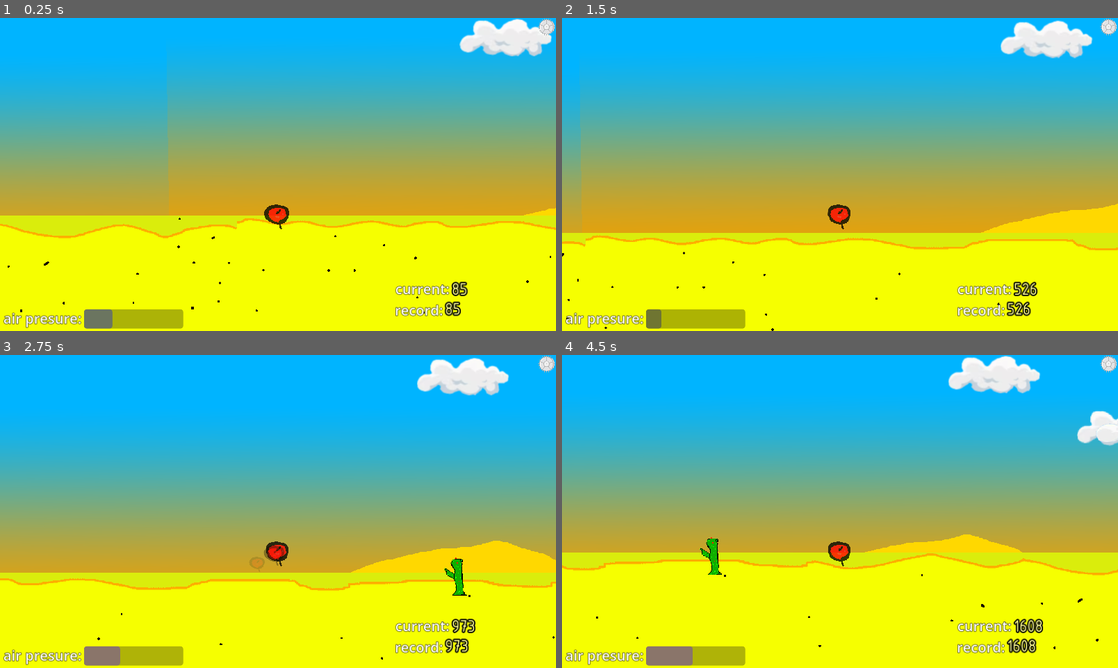
Above: before the commit, frames 1-4 (two rows, left to right).
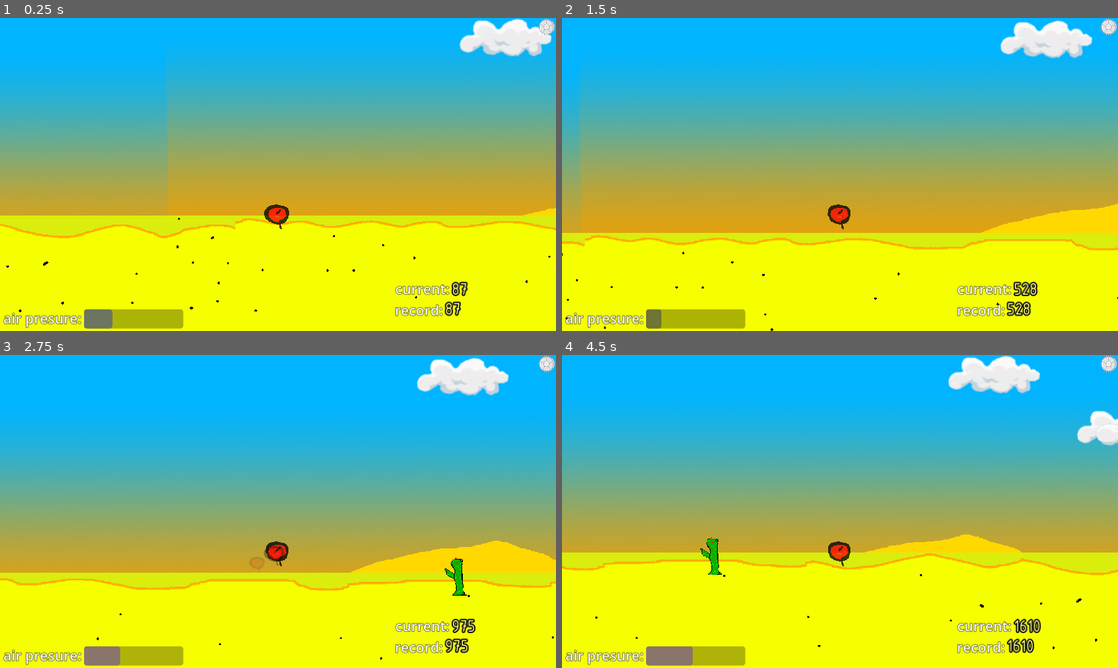
Above: after the commit, the same moments.

Repository: Nazarwadim/Sharik_fly
Game: Godot game, scene res://scenes/game/game.tscn
The game is run twice, just before and just after one commit, with the same random seed, the same clock (stepped at 60 frames per second) and the same inputs. Sound files missing from this copy of the repository are replaced by a short silence.
Inputs:
- Up to frame 1 (0.25 s): no input
- Up to frame 2 (1.5 s): hold Keypad 8 (up) 0.53-1.28 s; hold Keypad 2 (down) from 1.28 s (still down)
- Up to frame 3 (2.75 s): release Keypad 2 (down) at 2.03 s; hold Keypad 8 (up) from 2.03 s (still down)
- Up to frame 4 (4.5 s): release Keypad 8 (up) at 3.53 s; hold Keypad 2 (down) from 3.53 s (still down)

The runs differ from the first frame. In frame 1, 0.4% of the frame differs, in the area x 0-100%, y 22-96%; in frame 2, 0.3%; in frame 3, 0.2%; in frame 4, 0.4%, in the area x 0-100%, y 57-96%.

Commit message:
Remade player with less gamnocodE

Diff:
--- a/project.godot
+++ b/project.godot
@@ -15,6 +15,10 @@
 config/features=PackedStringArray("4.1", "GL Compatibility")
 config/icon="res://icon.svg"
 
+[autoload]
+
+SignalBus="*res://static_scripts/signal_bus.gd"
+
 [display]
 
 window/stretch/mode="canvas_items"
@@ -26,21 +30,21 @@
 [input]
 
 up={
-"deadzone": 0.5,
+"deadzone": 0.1,
 "events": [Object(InputEventKey,"resource_local_to_scene":false,"resource_name":"","device":-1,"window_id":0,"alt_press …(182 unchanged characters)…
 , Object(InputEventKey,"resource_local_to_scene":false,"resource_name":"","device":-1,"window_id":0,"alt_pressed":false,"shift_pressed":false,"ctrl_pressed":false,"meta_pressed":false,"pressed":false,"keycode":0,"physical_keycode":4194320,"key_label":0,"unicode":0,"echo":false,"script":null)
 , Object(InputEventKey,"resource_local_to_scene":false,"resource_name":"","device":-1,"window_id":0,"alt_pressed":false,"shift_pressed":false,"ctrl_pressed":false,"meta_pressed":false,"pressed":false,"keycode":0,"physical_keycode":87,"key_label":0,"unicode":119,"echo":false,"script":null)
 ]
 }
 down={
-"deadzone": 0.5,
+"deadzone": 0.1,
 "events": [Object(InputEventKey,"resource_local_to_scene":false,"resource_name":"","device":-1,"window_id":0,"alt_press …(182 unchanged characters)…
 , Object(InputEventKey,"resource_local_to_scene":false,"resource_name":"","device":-1,"window_id":0,"alt_pressed":false,"shift_pressed":false,"ctrl_pressed":false,"meta_pressed":false,"pressed":false,"keycode":0,"physical_keycode":4194322,"key_label":0,"unicode":0,"echo":false,"script":null)
 , Object(InputEventKey,"resource_local_to_scene":false,"resource_name":"","device":-1,"window_id":0,"alt_pressed":false,"shift_pressed":false,"ctrl_pressed":false,"meta_pressed":false,"pressed":false,"keycode":0,"physical_keycode":83,"key_label":0,"unicode":115,"echo":false,"script":null)
 ]
 }
 esc={
-"deadzone": 0.5,
+"deadzone": 0.1,
 "events": [Object(InputEventKey,"resource_local_to_scene":false,"resource_name":"","device":-1,"window_id":0,"alt_press …(182 unchanged characters)…
 ]
 }
@@ -51,5 +55,5 @@
 
 [rendering]
 
-renderer/rendering_method="gl_compatibility"
+renderer/rendering_method="mobile"
 renderer/rendering_method.mobile="gl_compatibility"
--- /dev/null
+++ b/scenes/Ball/AirPresure.gd
@@ -0,0 +1,20 @@
+extends Node
+class_name AirPresure
+var value:float
+
+var block_airpresure_up:bool = false
+
+func _physics_process(delta) -> void:
+	if value <= 0:
+		block_airpresure_up = true
+	if value > 50:
+		block_airpresure_up = false
+
+func move_in_state_idle(air_presure_restoration:float, delta:float) -> void:
+	value = move_toward(value, 100, air_presure_restoration * delta)
+
+func move_in_state_down(air_presure_restoration_while_down:float, delta:float) -> void:
+	value = move_toward( value, 100, air_presure_restoration_while_down * delta)
+
+func move_in_state_up(air_presure_decrease:float, delta:float) -> void:
+	value -= move_toward( 0 ,value , air_presure_decrease * delta)
--- /dev/null
+++ b/scenes/Ball/HighestScore.gd
@@ -0,0 +1,35 @@
+extends Node
+var highest_score:float
+func _save():
+	var save_dict ={ "high_score": highest_score }
+	return save_dict
+
+func _save_score() -> void:
+	var save_game_ = FileAccess.open("user://savegame.save", FileAccess.WRITE)
+	var node_data = _save()
+	var json_string = JSON.stringify(node_data)
+	save_game_.store_line(json_string)
+
+func _load_score():
+	if not FileAccess.file_exists("user://savegame.save"):
+		return # Error! We don't have a save to load.
+
+	var save_game = FileAccess.open("user://savegame.save", FileAccess.READ)
+	while save_game.get_position() < save_game.get_length():
+		var json_string = save_game.get_line()
+		var json = JSON.new()
+
+		var parse_result = json.parse(json_string)
+		if not parse_result == OK:
+			print("JSON Parse Error: ", json.get_error_message(), " in ", json_string, " at line ", json.get_error_line())
+			continue
+
+		var node_data = json.get_data()
+
+		highest_score = node_data["high_score"]
+
+func update_highest_score(ball_position) -> void:
+	SignalBus.on_score_changed.emit(self, ball_position.x)
+	if highest_score < ball_position.x:
+		highest_score = ball_position.x
+		SignalBus.on_highest_score_changed.emit(self, highest_score)
--- /dev/null
+++ b/scenes/Ball/Phisics.gd
@@ -0,0 +1,9 @@
+extends Node
+class_name BallPhisics
+var speed:float
+var speed_increase:float
+@onready var velocity:Vector2 = Vector2(0,0)
+
+
+func _process(delta):
+	speed += speed_increase * delta
--- /dev/null
+++ b/scenes/Ball/Score.gd
@@ -0,0 +1,44 @@
+extends Node
+@export var ball:Ball
+
+func save():
+	var save_dict ={ "high_score": ball.high_score }
+	return save_dict
+
+func save_score() -> void:
+	var save_game_ = FileAccess.open("user://savegame.save", FileAccess.WRITE)
+	var player = ball
+
+	if player.scene_file_path.is_empty():
+		print("persistent node '%s' is not an instanced scene, skipped" % player.name)
+		return
+
+	if !player.has_method("save"):
+		print("persistent node '%s' is missing a save() function, skipped" % player.name)
+		return
+
+	var node_data = player.call("save")
+	var json_string = JSON.stringify(node_data)
+	save_game_.store_line(json_string)
+
+func load_score():
+	if not FileAccess.file_exists("user://savegame.save"):
+		return # Error! We don't have a save to load.
+
+	var save_game = FileAccess.open("user://savegame.save", FileAccess.READ)
+	while save_game.get_position() < save_game.get_length():
+		var json_string = save_game.get_line()
+		var json = JSON.new()
+
+		var parse_result = json.parse(json_string)
+		if not parse_result == OK:
+			print("JSON Parse Error: ", json.get_error_message(), " in ", json_string, " at line ", json.get_error_line())
+			continue
+
+		var node_data = json.get_data()
+
+		ball.high_score = node_data["high_score"]
+
+func _process(delta) -> void:
+	if ball.high_score < ball.position.x:
+		ball.high_score = ball.position.x
--- /dev/null
+++ b/scenes/Ball/SoundControler.gd
@@ -0,0 +1,11 @@
+extends Node
+class_name BallSoundController
+
+func get_sound_length(sound_name:String) -> float:
+	return get_node(sound_name).stream.get_length()
+
+func play_sound(sound_name:String, pitch_scale:float, from:float) -> void:
+	for i in get_children():
+		i.stop()
+	get_node(sound_name).pitch_scale = pitch_scale
+	get_node(sound_name).play(from)
--- /dev/null
+++ b/scenes/Ball/StateDie.gd
@@ -0,0 +1,14 @@
+extends State
+
+func kaktus_entered(area2D) -> void:
+	if area2D is Kaktus:
+		interrupt_state.emit(self)
+
+func on_enter() -> void:
+	animation.play("die")
+	animation.animation_looped.connect(die_anim_finished)
+
+func die_anim_finished() -> void:
+	animation.animation_looped.disconnect(die_anim_finished)
+	ball.hide()
+	SignalBus.player_died.emit(ball)
--- /dev/null
+++ b/scenes/Ball/StateDown.gd
@@ -0,0 +1,26 @@
+extends State
+@export var state_idle:State
+@export var state_up:State
+@export var state_die:State
+func on_enter():
+	animation.play("down")
+	_play_sound()
+
+func state_process(delta) -> void:
+	ball.phisics.velocity.y = 0.5 * ball.phisics.velocity.x
+	ball.air_presure.move_in_state_down(ball.air_presure_restoration_while_down, delta)
+
+	_input_()
+
+func _input_():
+	if Input.is_action_pressed("down"):
+		return
+	elif Input.is_action_pressed("up") && not ball.air_presure.block_airpresure_up:
+		next_state = state_up
+	else:
+		next_state = state_idle
+
+func _play_sound():
+	var length = ball.sound_controler.get_sound_length("DownSound")
+	var pitch_scale:float =abs( length / (100 / ball.air_presure_restoration_while_down) )
+	ball.sound_controler.play_sound("DownSound",pitch_scale, abs( length * ball.air_presure.value/100 - 0.1 ))
--- /dev/null
+++ b/scenes/Ball/StateIdle.gd
@@ -0,0 +1,29 @@
+extends State
+@export var state_down:State
+@export var state_up:State
+@export var state_die:State
+func on_enter():
+	animation.play("idle")
+	_play_sound()
+
+
+func state_process(delta):
+	ball.phisics.velocity.x = ball.phisics.speed
+	ball.phisics.velocity.y = 0
+	ball.position.y = move_toward(ball.position.y, ball.move_toward_y + 200, 0.3 * ball.phisics.velocity.x * delta)
+	ball.air_presure.move_in_state_idle(ball.air_presure_restoration, delta)
+
+
+	_input_()
+
+
+func _input_():
+	if Input.is_action_pressed("down"):
+		next_state = state_down
+	elif Input.is_action_pressed("up") && not ball.air_presure.block_airpresure_up:
+		next_state = state_up
+
+func _play_sound():
+	var length = ball.sound_controler.get_sound_length("DownSound")
+	var pitch_scale:float =abs( length / (100 / ball.air_presure_restoration) )
+	ball.sound_controler.play_sound("DownSound",pitch_scale, abs( length * ball.air_presure.value/100 - 0.1 ))
--- /dev/null
+++ b/scenes/Ball/StateReady.gd
@@ -0,0 +1,11 @@
+extends State
+@export var state_idle:State
+func on_enter():
+	animation.play("idle")
+	SignalBus.on_start_button_preased.connect(on_exit)
+
+func on_exit():
+	ball.air_presure.value = ball.start_air_presure
+	ball.phisics.speed = ball.start_speed
+	ball.phisics.speed_increase = ball.start_speed_increase
+	next_state = state_idle
--- /dev/null
+++ b/scenes/Ball/StateUp.gd
@@ -0,0 +1,28 @@
+extends State
+
+@export var state_down:State
+@export var state_idle:State
+@export var state_die:State
+func on_enter():
+	_play_sound()
+	animation.play("up")
+
+func state_process(delta):
+	ball.phisics.velocity.y = -0.5 * ball.phisics.velocity.x
+	ball.air_presure.move_in_state_up(ball.air_presure_decrease,delta)
+	_input_()
+
+func _input_():
+	if Input.is_action_pressed("up") && not ball.air_presure.block_airpresure_up:
+		return
+	elif Input.is_action_pressed("down"):
+		next_state = state_down
+	else:
+		next_state = state_idle
+
+#$UpSound.pitch_scale = $UpSound.stream.get_length() / ( 100 / player.air_presure_decrease_decrease)
+#$UpSound.play( abs( $UpSound.stream.get_length() * (100 - player.air_presure) / 100 - 0.1 ) )
+func _play_sound():
+	var length = ball.sound_controler.get_sound_length("UpSound")
+	var pitch_scale:float =abs( length / (100 / ball.air_presure_decrease) )
+	ball.sound_controler.play_sound("UpSound",pitch_scale, abs( length * (100 - ball.air_presure.value)/100 - 0.1 ))
--- /dev/null
+++ b/scenes/Ball/ball.gd
@@ -0,0 +1,26 @@
+extends Area2D
+class_name Ball
+@export var start_speed:float = 200
+@export var start_speed_increase:float = 1
+@export var move_toward_y:float
+@export var start_air_presure:float = 20
+@export var air_presure_restoration:float = 30
+@export var air_presure_restoration_while_down:float = 40
+@export var air_presure_decrease:float = 70
+
+@onready var air_presure:AirPresure = $AirPresure
+@onready var phisics:BallPhisics = $Phisics
+@onready var sound_controler:BallSoundController = $SoundControler
+
+func _process(delta) -> void:
+	$HighestScore.update_highest_score(position)
+
+func _physics_process(delta) -> void:
+	position += phisics.velocity * delta
+	position.y = clampf(position.y, -1000, 100)
+
+
+
+
+func kaktus_entered(area):
+	pass # Replace with function body.
--- /dev/null
+++ b/scenes/Ball/ball.tscn
@@ -0,0 +1,154 @@
+[gd_scene load_steps=24 format=3 uid="uid://cbor71jd0a0wx"]
+
+[ext_resource type="Script" path="res://scenes/Ball/ball.gd" id="1_88cyq"]
+[ext_resource type="Texture2D" uid="uid://b2s8yj54dxq85" path="res://assets/Ball_die_1.png" id="1_gtxrs"]
+[ext_resource type="Script" path="res://scenes/Ball/Phisics.gd" id="2_hmx57"]
+[ext_resource type="Texture2D" uid="uid://6kgarcrs05u6" path="res://assets/Ball_die_2.png" id="2_qbaq7"]
+[ext_resource type="Texture2D" uid="uid://0pau4kpvd8ps" path="res://assets/Ball_die_3.png" id="3_5xqty"]
+[ext_resource type="Texture2D" uid="uid://cx8otjk73wmsv" path="res://assets/Ball_2.png" id="4_l3c13"]
+[ext_resource type="Texture2D" uid="uid://bj15a2rewf4l7" path="res://assets/Ball_3.png" id="5_vn4et"]
+[ext_resource type="Texture2D" uid="uid://dtjydu7q3w1br" path="res://assets/Ball_1.png" id="6_bs3kd"]
+[ext_resource type="Texture2D" uid="uid://bbd8b4rg82yip" path="res://assets/Ball_4.png" id="7_87u7d"]
+[ext_resource type="Material" uid="uid://c6qnslof7wkc4" path="res://materials/Player.tres" id="8_u8kjp"]
+[ext_resource type="AudioStream" uid="uid://c8qrx1j46akn4" path="res://sounds/lopnuv.mp3" id="9_e3w0f"]
+[ext_resource type="AudioStream" uid="uid://cuavehukfnek2" path="res://sounds/zduvsi.mp3" id="10_nf1lp"]
+[ext_resource type="Script" path="res://scenes/Ball/SoundControler.gd" id="10_y2l8a"]
+[ext_resource type="AudioStream" uid="uid://byhtoqv01jn6i" path="res://sounds/zduvsi reverse.mp3" id="11_c7w1i"]
+[ext_resource type="Script" path="res://scenes/Ball/AirPresure.gd" id="11_l8x2v"]
+[ext_resource type="Script" path="res://scenes/StateMashine/StateMashine.gd" id="12_ndfgc"]
+[ext_resource type="Script" path="res://scenes/Ball/StateReady.gd" id="13_uy5xt"]
+[ext_resource type="Script" path="res://scenes/Ball/HighestScore.gd" id="14_f5hhi"]
+[ext_resource type="Script" path="res://scenes/Ball/StateIdle.gd" id="14_h2ol1"]
+[ext_resource type="Script" path="res://scenes/Ball/StateDown.gd" id="15_64y08"]
+[ext_resource type="Script" path="res://scenes/Ball/StateUp.gd" id="16_ysclx"]
+[ext_resource type="Script" path="res://scenes/Ball/StateDie.gd" id="17_xvhhq"]
+
+[sub_resource type="SpriteFrames" id="SpriteFrames_k614o"]
+animations = [{
+"frames": [{
+"duration": 0.5,
+"texture": ExtResource("1_gtxrs")
+}, {
+"duration": 0.25,
+"texture": ExtResource("2_qbaq7")
+}, {
+"duration": 0.2,
+"texture": ExtResource("3_5xqty")
+}],
+"loop": true,
+"name": &"die",
+"speed": 10.0
+}, {
+"frames": [{
+"duration": 1.0,
+"texture": ExtResource("4_l3c13")
+}, {
+"duration": 1.0,
+"texture": ExtResource("5_vn4et")
+}],
+"loop": true,
+"name": &"down",
+"speed": 5.0
+}, {
+"frames": [{
+"duration": 1.0,
+"texture": ExtResource("4_l3c13")
+}, {
+"duration": 1.0,
+"texture": ExtResource("6_bs3kd")
+}],
+"loop": true,
+"name": &"idle",
+"speed": 5.0
+}, {
+"frames": [{
+"duration": 1.0,
+"texture": ExtResource("7_87u7d")
+}, {
+"duration": 1.0,
+"texture": ExtResource("4_l3c13")
+}],
+"loop": true,
+"name": &"up",
+"speed": 5.0
+}]
+
+[node name="Ball" type="Area2D"]
+script = ExtResource("1_88cyq")
+metadata/_edit_group_ = true
+
+[node name="AnimatedSprite" type="AnimatedSprite2D" parent="."]
+texture_filter = 1
+sprite_frames = SubResource("SpriteFrames_k614o")
+animation = &"die"
+frame_progress = 0.379655
+
+[node name="CollisionPolygon" type="CollisionPolygon2D" parent="."]
+position = Vector2(0, -2)
+polygon = PackedVector2Array(37, -20, 32, -32, 23, -43, -2, -47, -32, -42, -40, -32, -45, -17, -40, 2, -23, 22, 1, 24, 5, 29, 10, 29, 10, 22, 32, 16)
+
+[node name="GPUParticles2D" type="GPUParticles2D" parent="."]
+amount = 2
+process_material = ExtResource("8_u8kjp")
+texture = ExtResource("4_l3c13")
+lifetime = 0.3
+
+[node name="HighestScore" type="Node" parent="."]
+script = ExtResource("14_f5hhi")
+
+[node name="AirPresure" type="Node" parent="."]
+script = ExtResource("11_l8x2v")
+
+[node name="Phisics" type="Node" parent="."]
+script = ExtResource("2_hmx57")
+
+[node name="SoundControler" type="Node" parent="."]
+script = ExtResource("10_y2l8a")
+
+[node name="LopnuvSound" type="AudioStreamPlayer" parent="SoundControler"]
+stream = ExtResource("9_e3w0f")
+mix_target = 2
+
+[node name="UpSound" type="AudioStreamPlayer" parent="SoundControler"]
+stream = ExtResource("10_nf1lp")
+volume_db = -5.0
+
+[node name="DownSound" type="AudioStreamPlayer" parent="SoundControler"]
+stream = ExtResource("11_c7w1i")
+volume_db = -5.0
+
+[node name="StateMashine" type="Node" parent="." node_paths=PackedStringArray("object", "animation", "current_state")]
+script = ExtResource("12_ndfgc")
+object = NodePath("..")
+animation = NodePath("../AnimatedSprite")
+current_state = NodePath("StateReady")
+
+[node name="StateReady" type="Node" parent="StateMashine" node_paths=PackedStringArray("state_idle")]
+script = ExtResource("13_uy5xt")
+state_idle = NodePath("../StateIdle")
+can_move = false
+
+[node name="StateIdle" type="Node" parent="StateMashine" node_paths=PackedStringArray("state_down", "state_up", "state_die")]
+script = ExtResource("14_h2ol1")
+state_down = NodePath("../StateDown")
+state_up = NodePath("../StateUp")
+state_die = NodePath("../StateDie")
+
+[node name="StateDown" type="Node" parent="StateMashine" node_paths=PackedStringArray("state_idle", "state_up", "state_die")]
+script = ExtResource("15_64y08")
+state_idle = NodePath("../StateIdle")
+state_up = NodePath("../StateUp")
+state_die = NodePath("../StateDie")
+
+[node name="StateUp" type="Node" parent="StateMashine" node_paths=PackedStringArray("state_down", "state_idle", "state_die")]
+script = ExtResource("16_ysclx")
+state_down = NodePath("../StateDown")
+state_idle = NodePath("../StateIdle")
+state_die = NodePath("../StateDie")
+
+[node name="StateDie" type="Node" parent="StateMashine"]
+script = ExtResource("17_xvhhq")
+can_move = false
+
+[connection signal="tree_entered" from="HighestScore" to="HighestScore" method="_load_score"]
+[connection signal="tree_exiting" from="HighestScore" to="HighestScore" method="_save_score"]
--- a/scenes/Player/player.tscn
+++ b/scenes/Player/player.tscn
@@ -79,9 +79,7 @@
 [node name="AnimatedSprite2D" type="AnimatedSprite2D" parent="."]
 texture_filter = 1
 sprite_frames = SubResource("SpriteFrames_kr475")
-animation = &"die"
-frame = 2
-frame_progress = 0.139585
+animation = &"idle"
 script = ExtResource("9_fw8pp")
 
 [node name="CollisionPolygon2D" type="CollisionPolygon2D" parent="."]
--- /dev/null
+++ b/scenes/StateMashine/StateMashine.gd
@@ -0,0 +1,50 @@
+extends Node
+
+class_name CharacterStateMachine
+
+@export var object : Area2D
+@export var animation : AnimatedSprite2D
+@export var current_state : State
+@export var sound_controller:BallSoundController
+
+var states : Array[State]
+
+func _ready():
+	for child in get_children():
+		if(child is State):
+			states.append(child)
+			# Set the states up with what they need to function
+			child.ball = object
+			child.animation = animation
+			child.sound_controler = sound_controller
+			# Connect to interrupt signal
+			child.connect("interrupt_state", on_state_interrupt_state)
+
+		else:
+			push_warning("Child " + child.name + " is not a State for CharacterStateMachine")
+	current_state.on_enter()
+
+func _physics_process(delta):
+	if(current_state.next_state != null):
+		switch_states(current_state.next_state)
+
+	current_state.state_process(delta)
+
+func check_if_can_move():
+	return current_state.can_move
+
+
+func switch_states(new_state : State):
+	if(current_state != null):
+		current_state.on_exit()
+		current_state.next_state = null
+
+	current_state = new_state
+
+	current_state.on_enter()
+
+func _input(event : InputEvent):
+	current_state.state_input(event)
+
+func on_state_interrupt_state(new_state:State):
+	switch_states(new_state)
--- /dev/null
+++ b/scenes/StateMashine/state.gd
@@ -0,0 +1,24 @@
+extends Node
+
+class_name State
+
+@export var can_move : bool = true
+
+var ball : Ball
+var animation :  AnimatedSprite2D
+var sound_controler: BallSoundController
+var next_state : State
+
+signal interrupt_state(new_state:State)
+
+func state_process(delta):
+	pass
+
+func state_input(event : InputEvent):
+	pass
+
+func on_enter():
+	pass
+
+func on_exit():
+	pass
--- a/scenes/game/game.tscn
+++ b/scenes/game/game.tscn
@@ -9,7 +9,6 @@
 script = ExtResource("1_3pdiy")
 
 [node name="Player" parent="." instance=ExtResource("1_ssd4v")]
-position = Vector2(-2, -2)
 scale = Vector2(0.6, 0.6)
 start_speed = 350.0
 start_speed_increase = 4.0
--- /dev/null
+++ b/static_scripts/signal_bus.gd
@@ -0,0 +1,12 @@
+extends Node
+
+signal on_airpresure_changed(air_presure:AirPresure)
+
+signal on_score_changed(node:Node, score : float)
+signal on_highest_score_changed(node:Node, score:float)
+
+signal on_start_button_preased()
+signal on_pause_button_preased()
+signal on_restart_button_preased()
+
+signal player_died(ball:Ball)
